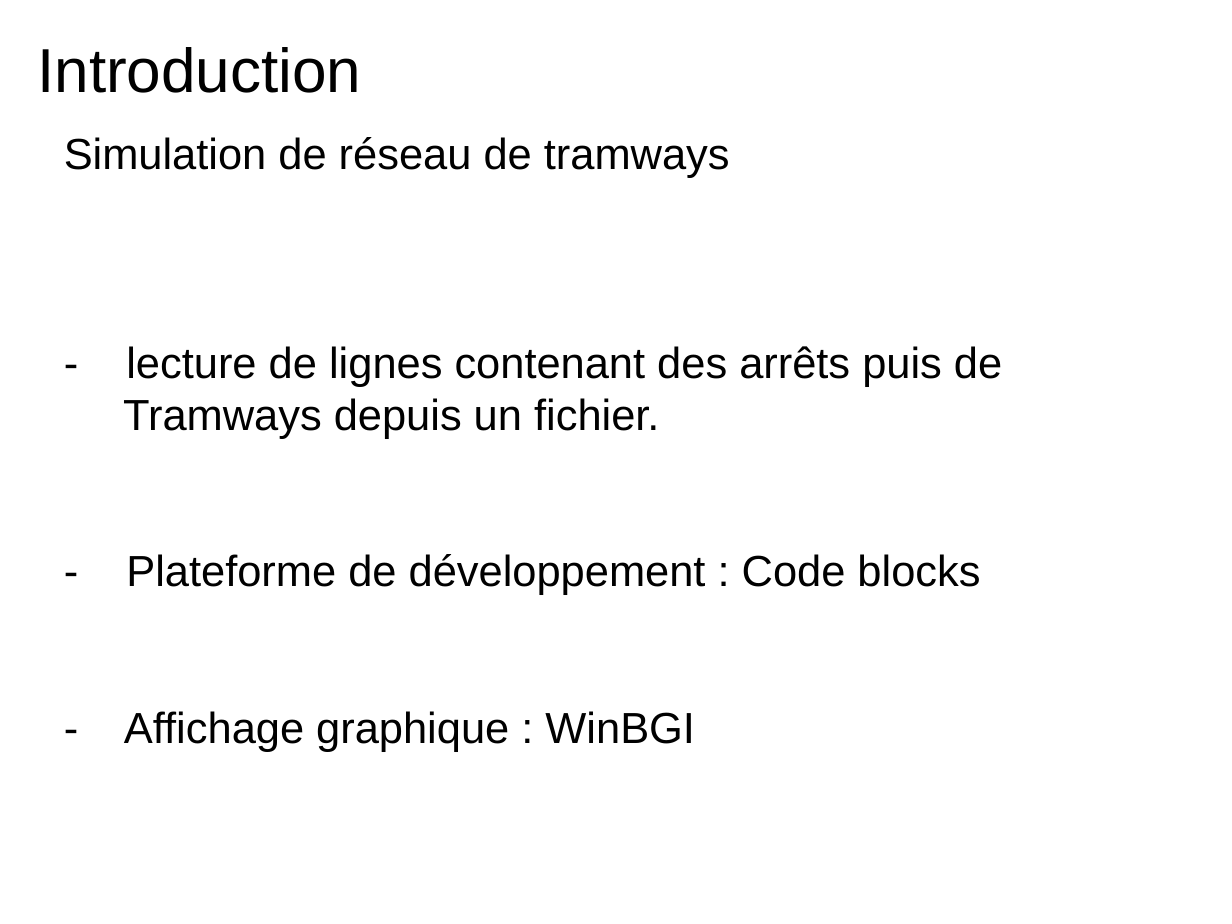
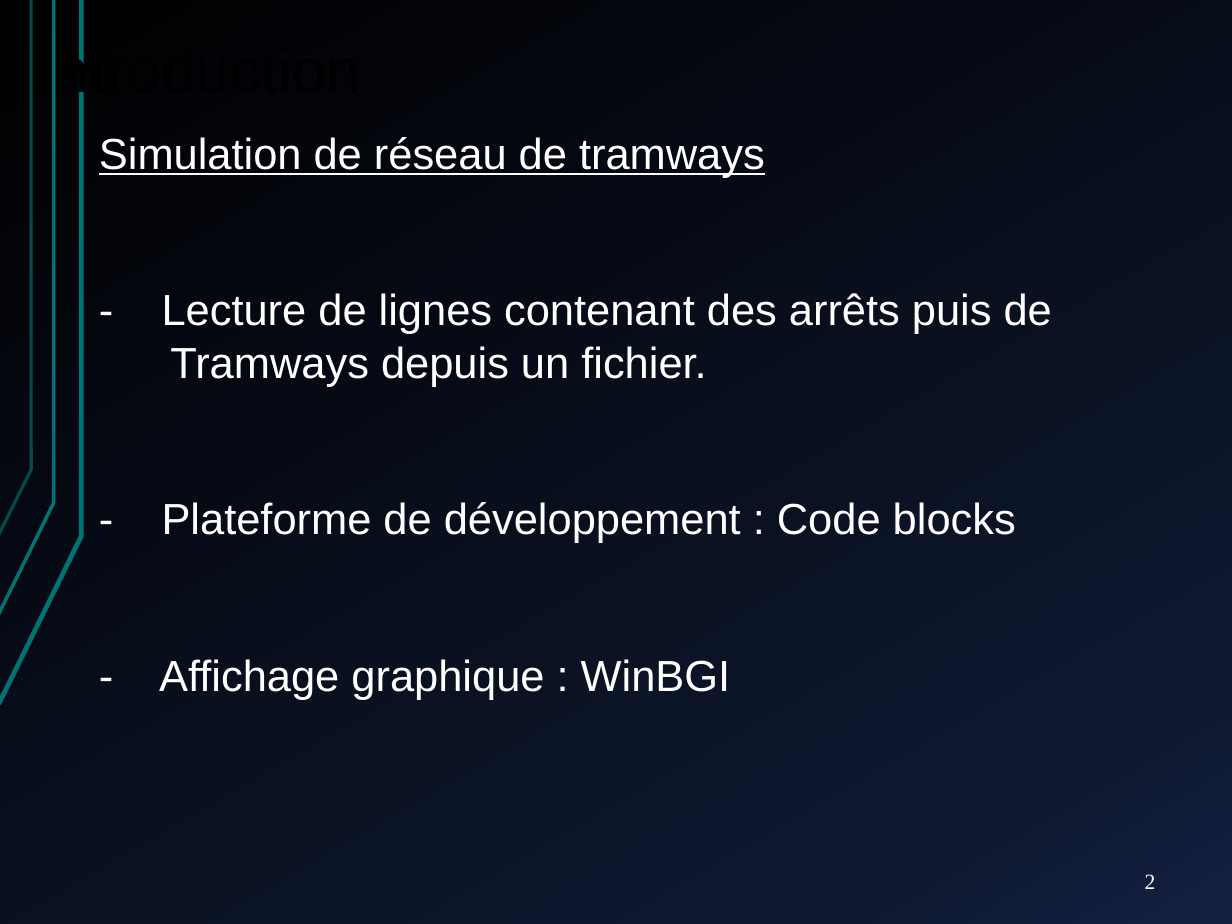
Before and after one commit to Camtouille/Projet-Gestion-Lignes-de-Trams, a slide deck: slide 2 of Présentation Programme Tram-Train.pptx. Drawn at 1232x924 pixels with LibreOffice and Linux fonts; fonts in the diff are those of the drawing. Boxes give left, top, right and bottom in pixels: in the first picture for what was removed or moved away, otherwise in the second. Text is boxed around its words. In the diff, an @@ line names an element or a change of style, - is before the commit and + after.

```diff
--- a/Présentation Programme Tram-Train.pptx
+++ b/Présentation Programme Tram-Train.pptx
@@ background #FFFFFF to gradient #000000 to #0F1931 to #142242 @@
@@ freeform shape added at [0,0,82,704], outline #007373 3 pt @@
@@ freeform shape added at [0,0,55,615], outline #007373 2.25 pt @@
@@ freeform shape added at [0,0,31,534], outline #007373 2 pt @@
@@ text "Simulation de réseau de tramways": place and size @@
-text "Simulation de réseau de tramways" at [64,137,1002,752]
+text "Simulation de réseau de tramways" at [99,137,1052,700]
@@ text at [99,137,1016,700]: text colour #000000 to #FFFFFF in "Simulation de réseau de tramways", "- Plateforme de développement : Code blocks", "- Affichage graphique : WinBGI"; underline on in "Simulation de réseau de tramways" @@
@@ text at [162,293,1052,387]: text changed; text colour #000000 to #FFFFFF @@
-- lecture de lignes contenant des arrêts puis de Tramways depuis un fichier.
+- Lecture de lignes contenant des arrêts puis de Tramways depuis un fichier.
@@ page number added at [1145,874,1156,889], 14 pt, text #FFFFFF @@
+2
```
Also in this commit, not shown: 4 other slides changed, 10 slides added, 2 slides removed.
